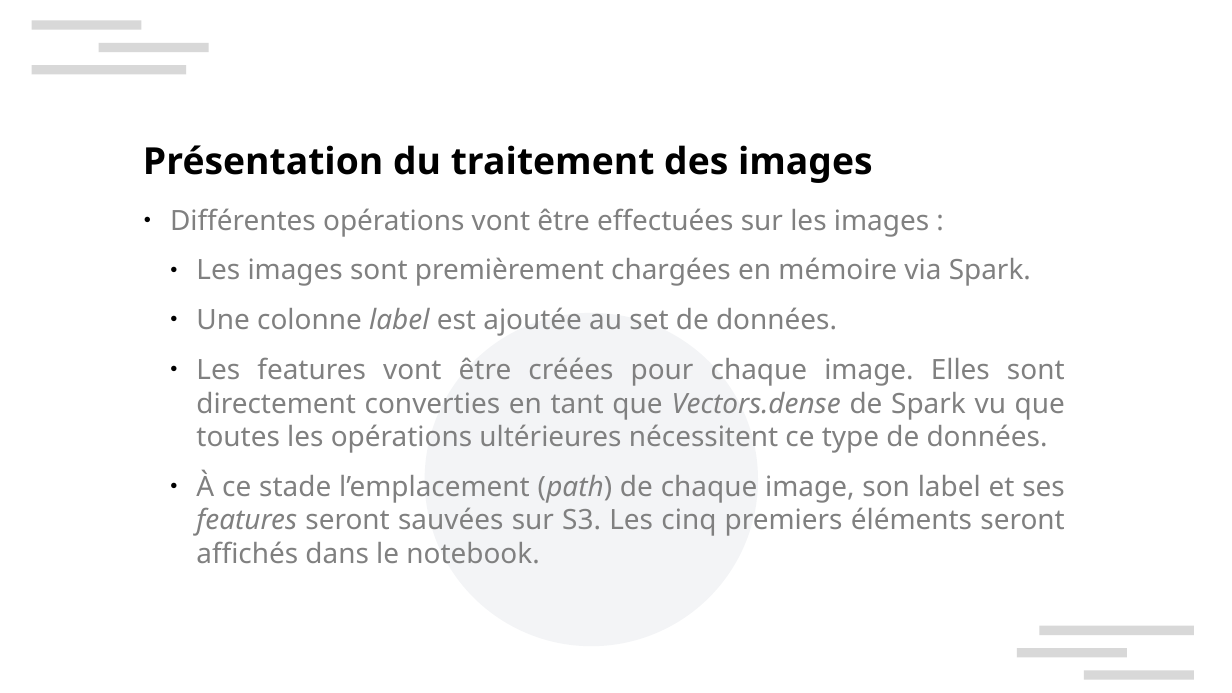
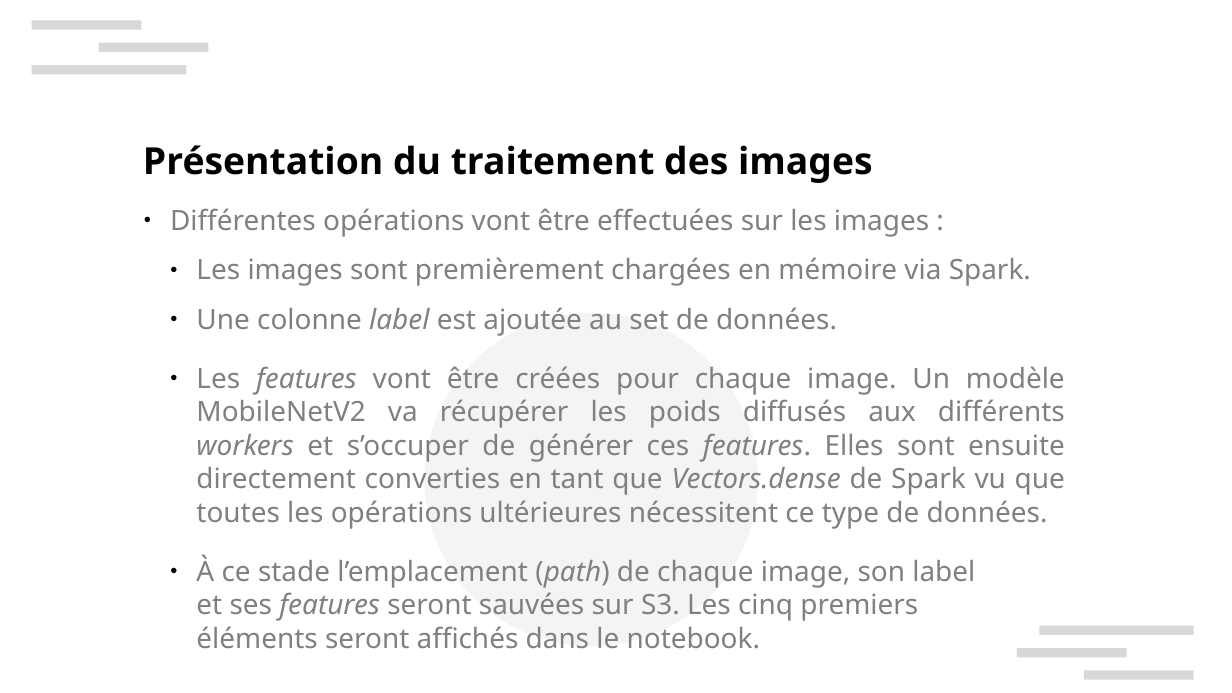
Before and after one commit to xbarrelet/ml-project-8, a slide deck: slide 12 of Barrelet_Xavier_2_presentation_102024.pptx (slide 11 before the commit). Drawn at 1232x693 pixels with LibreOffice and Linux fonts; fonts in the diff are those of the drawing; background and template pictures are left out. Boxes give left, top, right and bottom in pixels: in the first picture for what was removed or moved away, otherwise in the second. Text is boxed around its words. In the diff, an @@ line names an element or a change of style, - is before the commit and + after.

```diff
--- a/Barrelet_Xavier_2_presentation_102024.pptx
+++ b/Barrelet_Xavier_2_presentation_102024.pptx
@@ text at (x1=196, y1=366, x2=1065, y2=529): text changed @@
-  ● Les features vont être créées pour chaque image. Elles sont directement converties en tant que Vectors.dense de Spark vu que toutes les opérations ultérieures nécessitent ce type de données.
+  ● Les features vont être créées pour chaque image. Un modèle MobileNetV2 va récupérer les poids diffusés aux différents workers et s’occuper de générer ces features. Elles sont ensuite directement converties en tant que Vectors.dense de Spark vu que toutes les opérations ultérieures nécessitent ce type de données.
@@ text at (x1=196, y1=554, x2=975, y2=649): alignment justified to left @@
```
Also in this commit, not shown: 3 other slides changed, 1 slide added, 6 other files.
